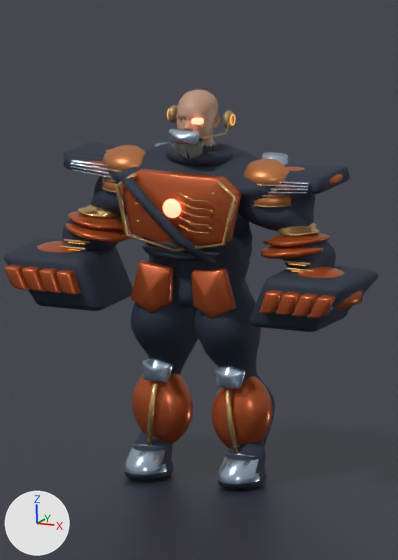
What one commit did to the Blender file ArtSource/Heroes/Rook.blend.
Camera for both pictures: the file's camera 'Portrait'. The axes (+X, +Y, +Z) are drawn at lower left. The lights are the same throughout. The older version comes first.

Objects in the first picture: 'DF_Anatomy', 'DF_GauntletL', 'DF_GauntletR', 'Plane'.
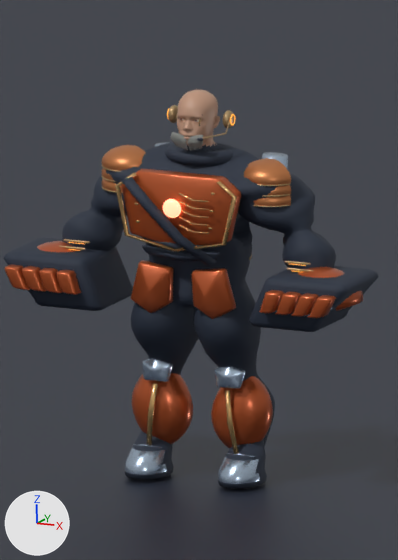
Boxes (x1, y1, x2, y2) around the edits, measured in the pictures (398 x 560 px; the box of a moved part takes in the faces that stretch with it):
'DF_Anatomy', reshaped
    before: (59, 90, 350, 488)
    after: (59, 90, 336, 488)
part 1 of me_df_anatomy, moved or reshaped
    before: (184, 145, 188, 159)
    after: (184, 139, 188, 151)
part 2 of me_df_anatomy, deleted
    before: (68, 118, 330, 248)
part 3 of me_df_anatomy, cut back
    before: (63, 141, 136, 243)
part 4 of me_df_anatomy, cut back
    before: (261, 164, 350, 263)
part 5 of me_df_anatomy, moved or reshaped
    before: (171, 136, 216, 159)
    after: (171, 132, 203, 150)

Patch to the scene script:
```diff
--- a/ArtSource/Heroes/Rook.blend.py
+++ b/ArtSource/Heroes/Rook.blend.py
@@ me_df_anatomy @@
 # used by ob_df_anatomy; location = (0.0, 0.0, 0.0)
-me_df_anatomy.from_pydata(...)  # 26285 vertices, 30560 faces; spans x -0.69..0.69, y -0.36..0.28, z 0.02..1.86
+me_df_anatomy.from_pydata(...)  # 21917 vertices, 26354 faces; spans x -0.69..0.69, y -0.36..0.28, z 0.02..1.86
+# me_df_anatomy part 1: the loose piece of 21 vertices spanning x -0.02..0.0, y -0.17..-0.14, z 1.55..1.62 is moved by (0.0, 0.0, 0.04)
+# me_df_anatomy part 2: 12 loose pieces with 2240 vertices, spanning x -0.66..0.66, y -0.24..0.1, z 1.15..1.75, are deleted
+# me_df_anatomy part 3: 6 vertices moved within x -0.5..-0.35, y -0.16..-0.01, z 1.12..1.5; 1064 vertices removed from x -0.69..-0.3, y -0.22..0.23, z 1.1..1.52
+# me_df_anatomy part 4: 5 vertices moved within x 0.35..0.5, y -0.16..-0.01, z 1.12..1.5; 1064 vertices removed from x 0.3..0.69, y -0.22..0.23, z 1.1..1.52
+# me_df_anatomy part 5: 15 vertices moved within x -0.06..0.08, y -0.17..-0.16, z 1.63..1.65; 232 vertices removed from x -0.08..0.08, y -0.17..-0.14, z 1.55..1.64; 232 vertices added at x -0.08..0.08, y -0.17..-0.14, z 1.59..1.68
+# other edits to the shape of me_df_anatomy do not show in these pictures
 me_df_anatomy.materials.append(mat_skin)
```
